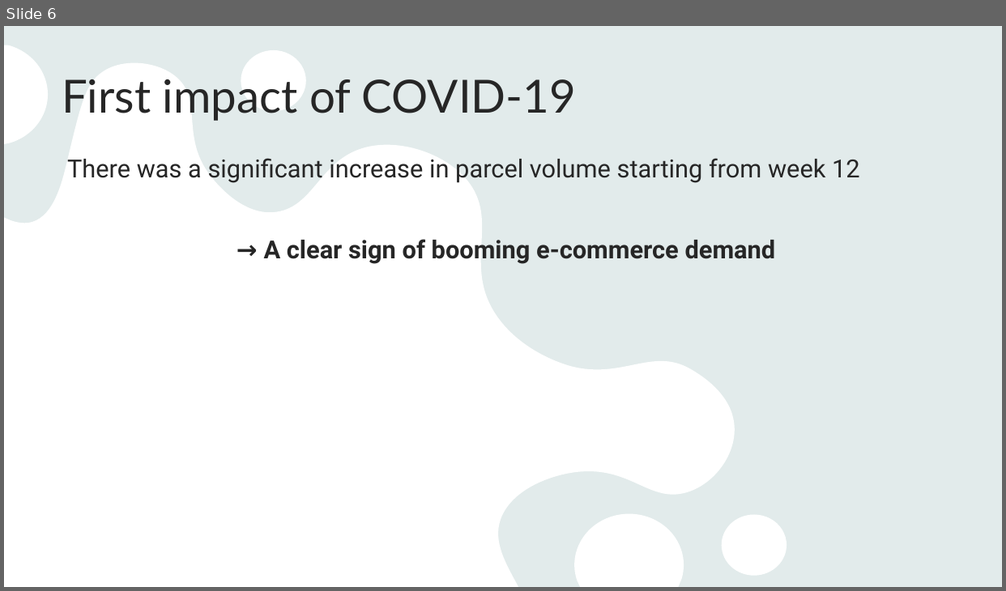
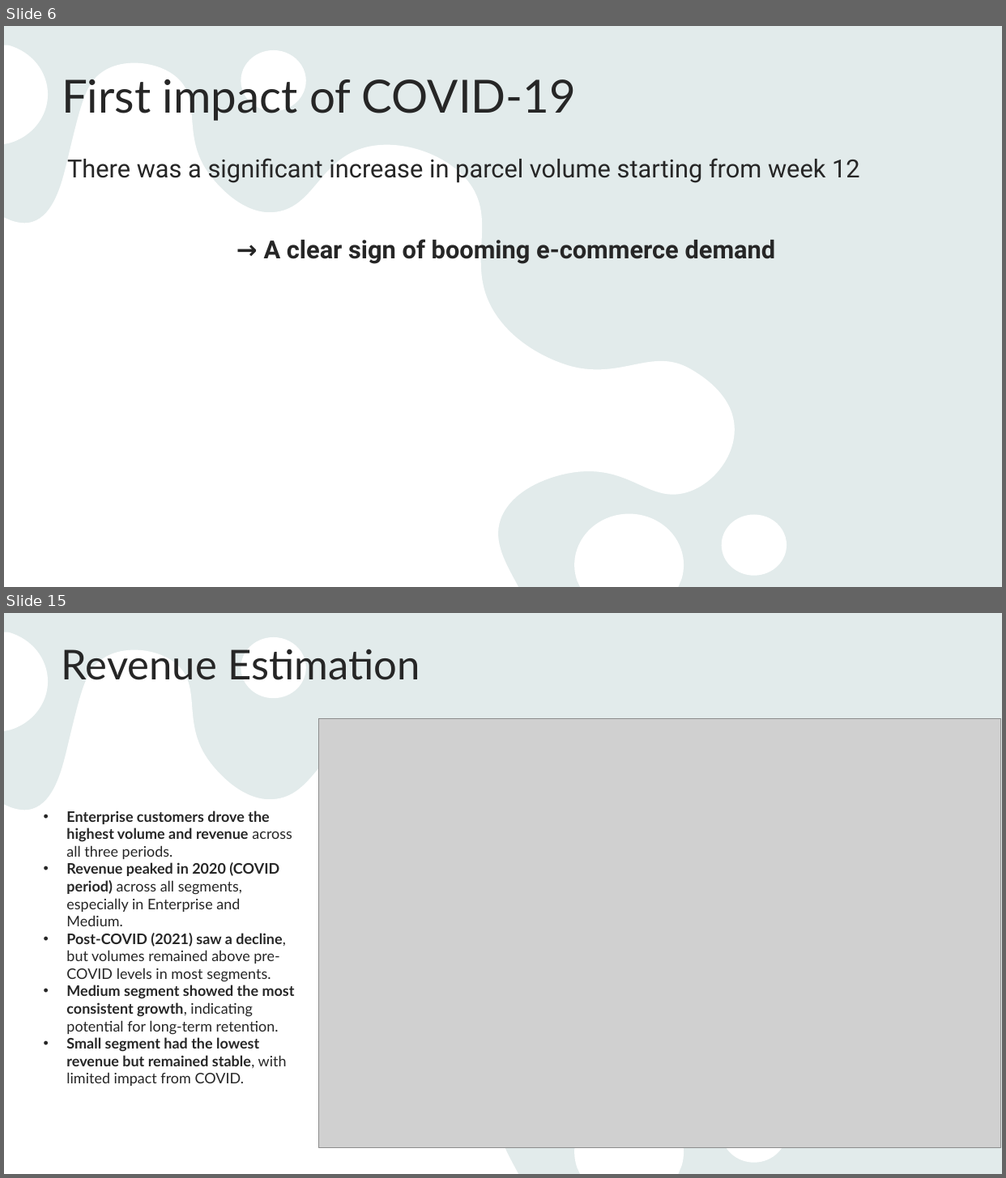
Before and after one commit to anhquanbui/finalprojectg7, a slide deck: Project.pptx. Shown one above the other, each under a label of ours: slide 6 before the commit, slides 6 and 15 after it; the slides between them are not shown. The pictures are 1006x591 and 1006x1178 pixels, drawn with LibreOffice and Linux fonts; fonts in the diff are those of the drawing; grey boxes stand for pictures. Boxes give left, top, right and bottom in pixels: in the first picture for what was removed or moved away, otherwise in the second. Text is boxed around its words. In the diff, an @@ line names an element or a change of style, - is before the commit and + after.

```diff
--- a/Project.pptx
+++ b/Project.pptx
@@ slide 15 added at (x1=4, y1=613, x2=1002, y2=1174), background #E9F3F3; not listed: 2 template elements that a slide beside it also shows @@
@@ title added at (x1=62, y1=649, x2=420, y2=680), 39.6 pt, text #262626 @@
+Revenue Estimation
@@ picture added at (x1=318, y1=718, x2=1001, y2=1148) @@
@@ text added at (x1=66, y1=811, x2=295, y2=1086), 14 pt, text #262626, bold @@
+• Enterprise customers drove the highest volume and revenue across all three periods.
+• Revenue peaked in 2020 (COVID period) across all segments, especially in Enterprise and Medium.
+• Post-COVID (2021) saw a decline, but volumes remained above pre-COVID levels in most segments.
+• Medium segment showed the most consistent growth, indicating potential for long-term retention.
+• Small segment had the lowest revenue but remained stable, with limited impact from COVID.
```
Also in this commit, not shown: 10 slides changed, 3 other slides added, 2 slides removed.
